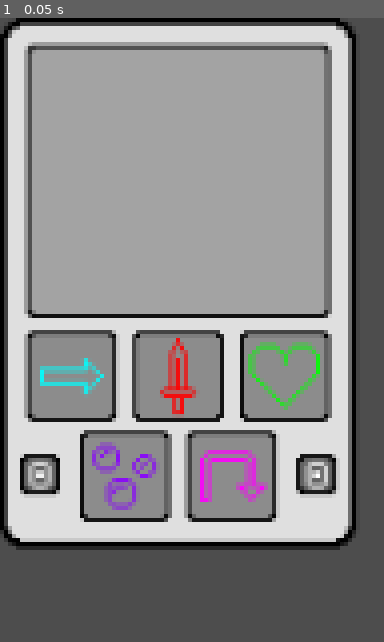
Above: before the commit, frame 1.
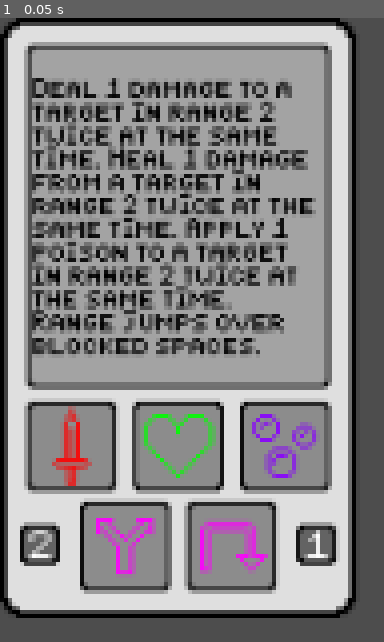
Above: after the commit, the same moment.

Repository: CattacoCattaco/strategy-deckbuilder-roguelike
Game: Godot game, scene res://card/card.tscn
The game is run twice, just before and just after one commit, with the same random seed, the same clock (stepped at 60 frames per second) and the same inputs.
Inputs:
- Up to frame 1 (0.05 s): no input

The runs differ from the first frame. In frame 1, 42% of the frame differs, in the area x 0-93%, y 9-97%.

Commit message:
Effect Text is working
The card now auto-generates text for its effects based on what modifiers it has.

Diff:
--- a/card/card.gd
+++ b/card/card.gd
@@ -7,10 +7,16 @@
 @export var range_label: Label
 @export var effect_size_label: Label
 
-@export var modifiers: Array[Modifier] = [Modifier.Move.new(), Modifier.Attack.new(),
-		Modifier.Jump.new(), Modifier.Poison.new(), Modifier.Heal.new()]
 @export var effect_range: int
 @export var effect_size: int
+
+var modifiers: Array[Modifier] = [
+	Modifier.Heal.new(),
+	Modifier.Attack.new(),
+	Modifier.Poison.new(),
+	Modifier.Jump.new(),
+	Modifier.Split2.new(),
+]
 
 
 func _ready() -> void:
@@ -30,3 +36,79 @@
 
 	range_label.text = str(effect_range)
 	effect_size_label.text = str(effect_size)
+
+	var effects: Array[Effect] = get_effects()
+
+	effect_label.text = get_effect_text(effects)
+
+
+func get_effects() -> Array[Effect]:
+	var effects: Array[Effect] = []
+
+	var base_actions: Array[Modifier] = []
+	var local_mods: Array[Modifier.ModifierModifier] = []
+	var global_mods: Array[Modifier.ModifierModifier] = []
+
+	for modifier in modifiers:
+		match modifier.get_mod_type():
+			Modifier.Type.BASE_ACTION:
+				base_actions.append(modifier)
+			Modifier.Type.LOCAL_MOD:
+				local_mods.append(modifier)
+			Modifier.Type.GLOBAL_MOD:
+				global_mods.append(modifier)
+
+	for base_action in base_actions:
+		var applicable_local_mods: Array[Modifier.ModifierModifier] = []
+		for local_mod in local_mods:
+			if local_mod.applies_to(base_action):
+				applicable_local_mods.append(local_mod)
+
+		effects.append(Effect.create(base_action, applicable_local_mods, global_mods))
+
+	return effects
+
+
+func get_effect_text(effects: Array[Effect]) -> String:
+	if len(effects) == 0:
+		return "(Blank)"
+
+	var effect_text: String = ""
+
+	for effect in effects:
+		if effect_text != "":
+			effect_text += " "
+
+		effect_text += effect.get_text(effect_range, effect_size)
+
+	for global_mod in effects[0].global_modifiers:
+		effect_text += global_mod._get_text(effect_range, effect_size)
+
+	return effect_text
+
+
+class Effect extends RefCounted:
+	var base_action: Modifier
+	var local_modifiers: Array[Modifier.ModifierModifier]
+	var global_modifiers: Array[Modifier.ModifierModifier]
+
+	static func create(p_base_action: Modifier, p_local_modifiers: Array[Modifier.ModifierModifier],
+			p_global_modifiers: Array[Modifier.ModifierModifier]) -> Effect:
+
+		var effect: Effect = Effect.new()
+
+		effect.base_action = p_base_action
+		effect.local_modifiers = p_local_modifiers
+		effect.global_modifiers = p_global_modifiers
+
+		return effect
+
+
+	func get_text(effect_range: int, effect_size: int) -> String:
+		var sentence: String = base_action._get_text(effect_range, effect_size)
+
+		for local_mod in local_modifiers:
+			sentence += local_mod._get_text(effect_range, effect_size)
+
+		sentence += "."
+		return sentence
--- a/card/card.tscn
+++ b/card/card.tscn
@@ -1,13 +1,15 @@
-[gd_scene load_steps=7 format=3 uid="uid://b2b416pbggqo4"]
+[gd_scene load_steps=8 format=3 uid="uid://b2b416pbggqo4"]
 
 [ext_resource type="Script" uid="uid://wqpyq6mjkh4t" path="res://card/card.gd" id="1_fdnr0"]
 [ext_resource type="Texture2D" uid="uid://dmk711rad4e2k" path="res://card/card.png" id="1_fjcud"]
 [ext_resource type="FontFile" uid="uid://dcmcrpk7us45q" path="res://font/Wild Jam 87 Font.ttf" id="2_trrkg"]
+[ext_resource type="FontFile" uid="uid://dk14ye4bsbhg" path="res://font/Wild Jam 87 Font Small.ttf" id="3_346uv"]
 [ext_resource type="Texture2D" uid="uid://c3eoeq21oxpdt" path="res://card/modifier/arrow.png" id="4_346uv"]
 
 [sub_resource type="LabelSettings" id="LabelSettings_ply2h"]
-font = ExtResource("2_trrkg")
-font_size = 8
+line_spacing = 1.0
+font = ExtResource("3_346uv")
+font_size = 6
 font_color = Color(0, 0, 0, 1)
 
 [sub_resource type="LabelSettings" id="LabelSettings_fdnr0"]
@@ -23,6 +25,8 @@
 modifier_slots = [NodePath("Card/Modifier1"), NodePath("Card/Modifier2"), NodePath("Card/Modifier3"), NodePath("Card/Modifier4"), NodePath("Card/Modifier5")]
 range_label = NodePath("Card/RangeLabel")
 effect_size_label = NodePath("Card/EffectSizeLabel")
+effect_range = 2
+effect_size = 1
 
 [node name="Card" type="Sprite2D" parent="."]
 texture = ExtResource("1_fjcud")
@@ -32,43 +36,43 @@
 offset_left = 10.0
 offset_top = 10.0
 offset_right = 98.0
-offset_bottom = 88.0
+offset_bottom = 109.0
 label_settings = SubResource("LabelSettings_ply2h")
 vertical_alignment = 1
 autowrap_mode = 3
 
 [node name="Modifier1" type="Sprite2D" parent="Card"]
-position = Vector2(21, 107)
+position = Vector2(21, 128)
 texture = ExtResource("4_346uv")
 
 [node name="Modifier2" type="Sprite2D" parent="Card"]
-position = Vector2(53, 107)
+position = Vector2(53, 128)
 texture = ExtResource("4_346uv")
 
 [node name="Modifier3" type="Sprite2D" parent="Card"]
-position = Vector2(85, 107)
+position = Vector2(85, 128)
 texture = ExtResource("4_346uv")
 
 [node name="Modifier4" type="Sprite2D" parent="Card"]
-position = Vector2(37, 137)
+position = Vector2(37, 158)
 texture = ExtResource("4_346uv")
 
 [node name="Modifier5" type="Sprite2D" parent="Card"]
-position = Vector2(69, 137)
+position = Vector2(69, 158)
 texture = ExtResource("4_346uv")
 
 [node name="RangeLabel" type="Label" parent="Card"]
 offset_left = 9.0
-offset_top = 133.0
+offset_top = 154.0
 offset_right = 16.0
-offset_bottom = 141.0
+offset_bottom = 162.0
 text = "1"
 label_settings = SubResource("LabelSettings_fdnr0")
 
 [node name="EffectSizeLabel" type="Label" parent="Card"]
 offset_left = 92.0
-offset_top = 133.0
+offset_top = 154.0
 offset_right = 99.0
-offset_bottom = 141.0
+offset_bottom = 162.0
 text = "1"
 label_settings = SubResource("LabelSettings_fdnr0")
--- a/card/modifier/modifier.gd
+++ b/card/modifier/modifier.gd
@@ -1,10 +1,12 @@
 @abstract
 class_name Modifier
-extends Resource
+extends RefCounted
 
-@abstract func _get_name() -> String
-@abstract func _get_image() -> Texture2D
-@abstract func _get_sort_order() -> int
+enum Type {
+	BASE_ACTION,
+	LOCAL_MOD,
+	GLOBAL_MOD,
+}
 
 
 static func sort(modifiers: Array[Modifier]) -> void:
@@ -15,9 +17,35 @@
 	return a._get_sort_order() < b._get_sort_order()
 
 
+## Returns the name of this modifier in title case
+@abstract func _get_name() -> String
+## Returns the sprite associated with this modifier
+@abstract func _get_image() -> Texture2D
+## Lower numbers go to the left of higher numbers
+## 0-9: Base actions
+## 10-19: Local modifiers
+## 20-29: Global modifiers
+@abstract func _get_sort_order() -> int
+## For base actions, the description of the effect with the first word capitalized
+## For Local modifiers, the modification with no capitalization prefixed with a space
+## For Global modifiers, a complete sentence of the change with a period prefixed with a space
+@abstract func _get_text(effect_range: int, effect_size: int) -> String
+
+
+func get_mod_type() -> Type:
+	var sort_order: int = _get_sort_order()
+
+	if sort_order < 10:
+		return Type.BASE_ACTION
+	elif sort_order < 20:
+		return Type.LOCAL_MOD
+	else:
+		return Type.GLOBAL_MOD
+
+
 class Move extends Modifier:
 	func _get_name() -> String:
-		return "move"
+		return "Move"
 
 
 	func _get_image() -> Texture2D:
@@ -28,9 +56,16 @@
 		return 0
 
 
+	func _get_text(effect_range: int, _effect_size: int) -> String:
+		if effect_range == 1:
+			return "Move 1 space"
+
+		return "Move up to %d spaces" % effect_range
+
+
 class Attack extends Modifier:
 	func _get_name() -> String:
-		return "attack"
+		return "Attack"
 
 
 	func _get_image() -> Texture2D:
@@ -41,9 +76,13 @@
 		return 1
 
 
+	func _get_text(effect_range: int, effect_size: int) -> String:
+		return "Deal %d damage to a target in range %d" % [effect_size, effect_range]
+
+
 class Heal extends Modifier:
 	func _get_name() -> String:
-		return "heal"
+		return "Heal"
 
 
 	func _get_image() -> Texture2D:
@@ -54,9 +93,13 @@
 		return 2
 
 
+	func _get_text(effect_range: int, effect_size: int) -> String:
+		return "Heal %d damage from a target in range %d" % [effect_size, effect_range]
+
+
 class Poison extends Modifier:
 	func _get_name() -> String:
-		return "poison"
+		return "Poison"
 
 
 	func _get_image() -> Texture2D:
@@ -67,14 +110,60 @@
 		return 3
 
 
+	func _get_text(effect_range: int, effect_size: int) -> String:
+		return "Apply %d poison to a target in range %d" % [effect_size, effect_range]
+
+
 @abstract
 class ModifierModifier extends Modifier:
-	pass
+	@abstract func applies_to(modifier: Modifier) -> bool
+
+
+class Split2 extends ModifierModifier:
+	func _get_name() -> String:
+		return "Split"
+
+
+	func _get_image() -> Texture2D:
+		return preload("res://card/modifier/split-2.png")
+
+
+	func _get_sort_order() -> int:
+		return 10
+
+
+	func applies_to(modifier: Modifier) -> bool:
+		return modifier is not Move
+
+
+	func _get_text(_effect_range: int, _effect_size: int) -> String:
+		return " twice at the same time"
+
+
+class Split3 extends ModifierModifier:
+	func _get_name() -> String:
+		return "Split 3 Way"
+
+
+	func _get_image() -> Texture2D:
+		return preload("res://card/modifier/split-3.png")
+
+
+	func _get_sort_order() -> int:
+		return 11
+
+
+	func applies_to(modifier: Modifier) -> bool:
+		return modifier is not Move
+
+
+	func _get_text(_effect_range: int, _effect_size: int) -> String:
+		return " thrice at the same time"
 
 
 class Jump extends ModifierModifier:
 	func _get_name() -> String:
-		return "jump"
+		return "Jump"
 
 
 	func _get_image() -> Texture2D:
@@ -82,30 +171,16 @@
 
 
 	func _get_sort_order() -> int:
-		return 10
+		return 20
 
 
-class Split2 extends ModifierModifier:
-	func _get_name() -> String:
-		return "split2"
+	func applies_to(_modifier: Modifier) -> bool:
+		return true
 
 
-	func _get_image() -> Texture2D:
-		return preload("res://card/modifier/split-2.png")
+	func _get_text(effect_range: int, _effect_size: int) -> String:
+		# Does nothing if range is only one space
+		if effect_range == 1:
+			return ""
 
-
-	func _get_sort_order() -> int:
-		return 11
-
-
-class Split3 extends ModifierModifier:
-	func _get_name() -> String:
-		return "split3"
-
-
-	func _get_image() -> Texture2D:
-		return preload("res://card/modifier/split-3.png")
-
-
-	func _get_sort_order() -> int:
-		return 12
+		return " Range jumps over blocked spaces."
Binary file changed: card/card.png
Binary file added: font/Wild Jam 87 Font Small.ttf
Not shown, added: font/Wild Jam 87 Font Small.ttf.import
